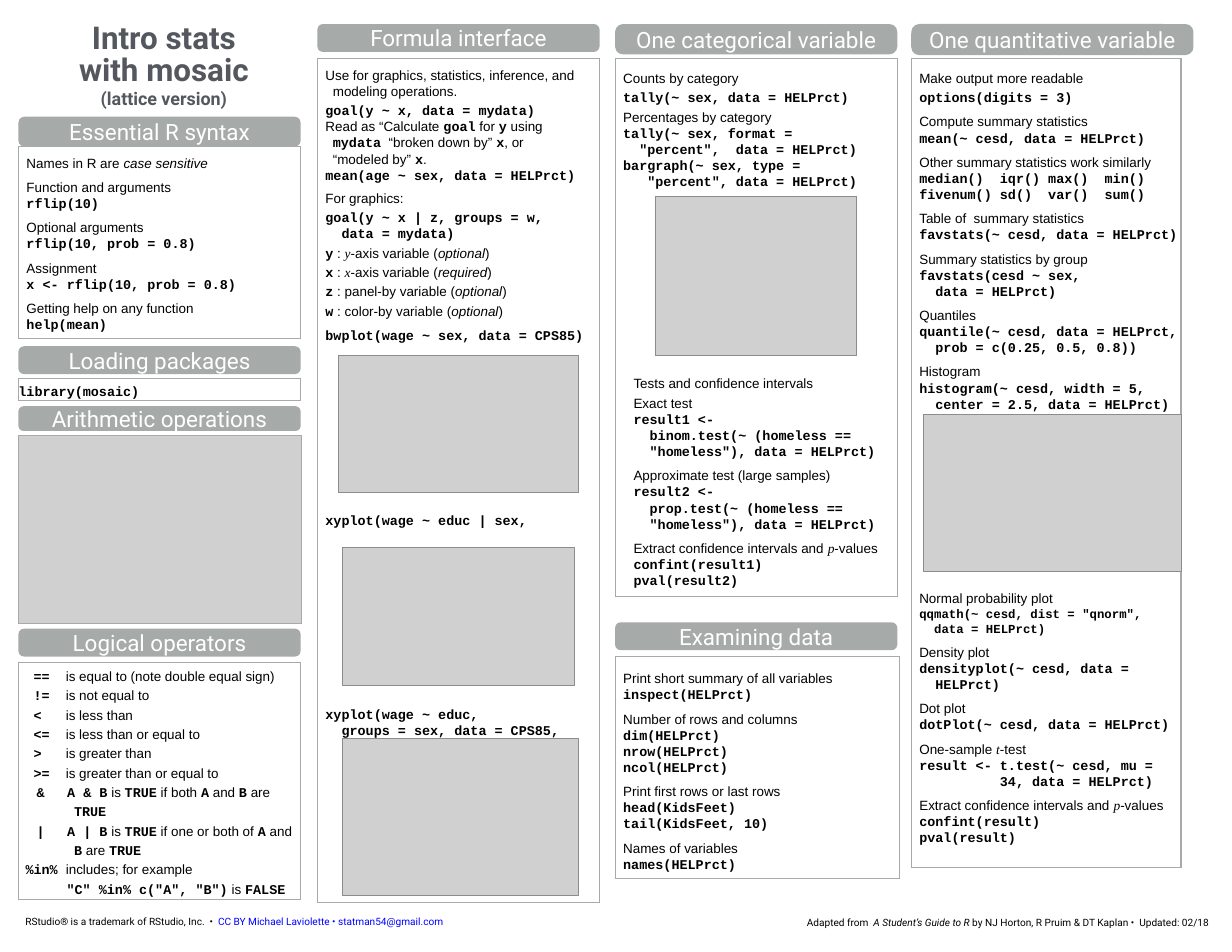
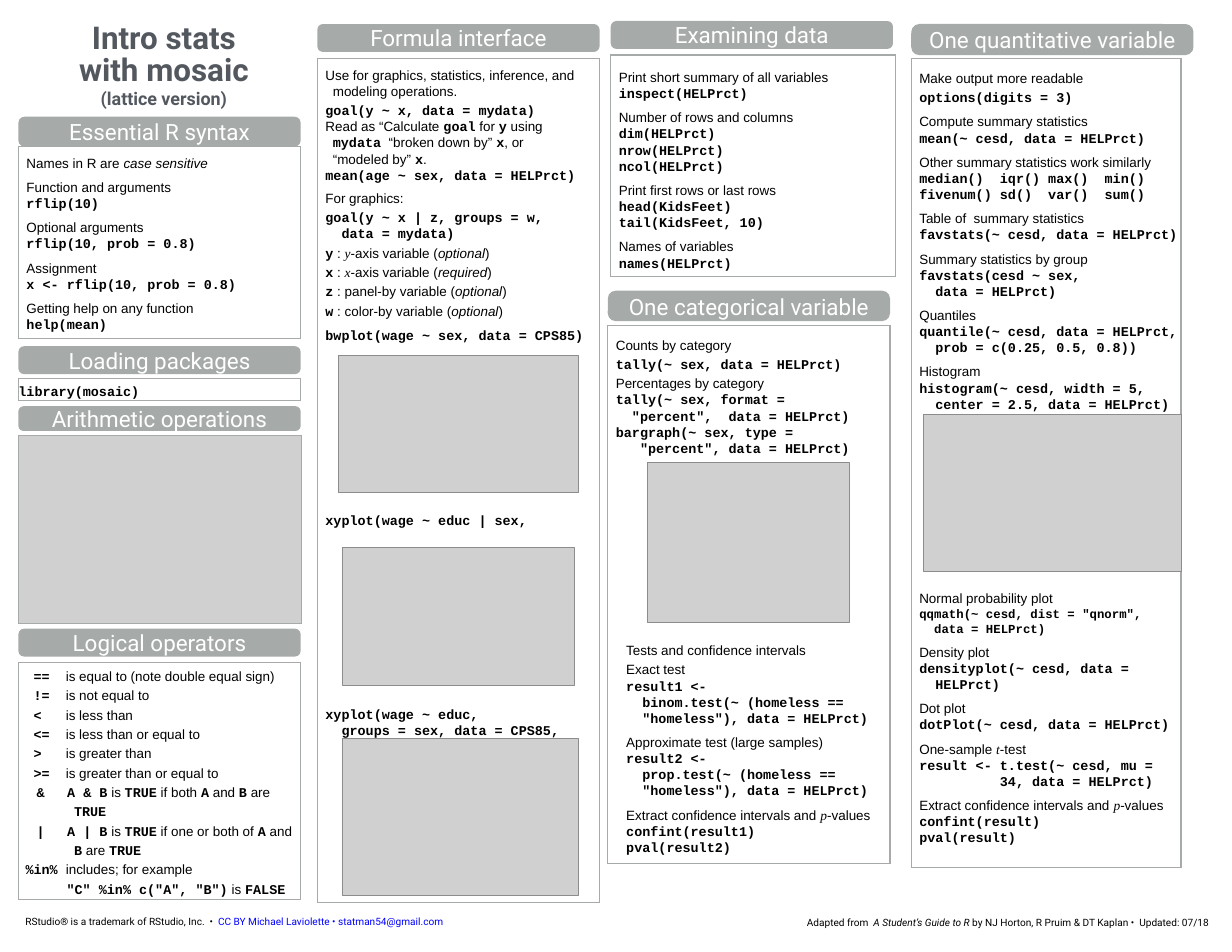
Before and after one commit to mlaviolet/Mosaic-cheatsheets, a slide deck: slide 1 of mosaic-cheatsheet-lattice.pptx. Drawn at 1232x952 pixels with LibreOffice and Linux fonts; fonts in the diff are those of the drawing; grey boxes stand for pictures. Boxes give left, top, right and bottom in pixels: in the first picture for what was removed or moved away, otherwise in the second. Text is boxed around its words. In the diff, an @@ line names an element or a change of style, - is before the commit and + after.

```diff
--- a/mosaic-cheatsheet-lattice.pptx
+++ b/mosaic-cheatsheet-lattice.pptx
@@ rounded rectangle "Examining data" moved from (x1=615, y1=622, x2=897, y2=651) to (x1=610, y1=21, x2=893, y2=49) @@
@@ rectangle "Print short summary of all ..." moved from (x1=615, y1=656, x2=900, y2=878) to (x1=610, y1=55, x2=895, y2=277) @@
@@ rounded rectangle "One categorical variable" moved from (x1=615, y1=24, x2=897, y2=55) to (x1=608, y1=291, x2=890, y2=322) @@
@@ rectangle added at (x1=626, y1=296, x2=629, y2=336), fill #FFFFFF, outline #FFFFFF 0.99 pt @@
@@ rectangle "Counts by category" moved from (x1=615, y1=59, x2=897, y2=597) to (x1=608, y1=326, x2=890, y2=864) @@
@@ picture moved from (x1=655, y1=196, x2=856, y2=356) to (x1=647, y1=463, x2=849, y2=622) @@
@@ text "Tests and confidence intervals" moved from (x1=634, y1=378, x2=878, y2=588) to (x1=626, y1=645, x2=870, y2=855) @@
@@ text at (x1=807, y1=918, x2=1209, y2=928): text changed @@
-Adapted from A Student’s Guide to R by NJ Horton, R Pruim & DT Kaplan • Updated: 02/18
+Adapted from A Student’s Guide to R by NJ Horton, R Pruim & DT Kaplan • Updated: 07/18
```
Also in this commit, not shown: 1 other slide changed, 3 other files.
